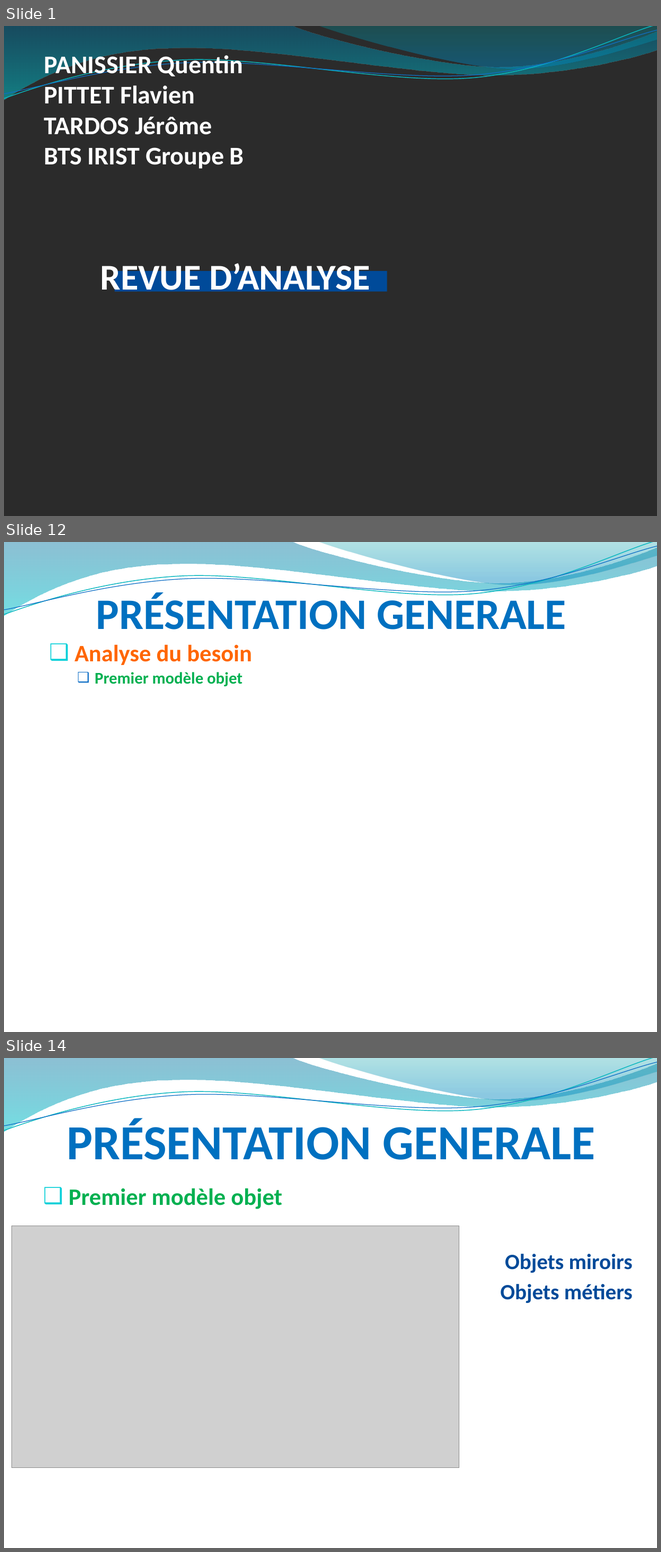
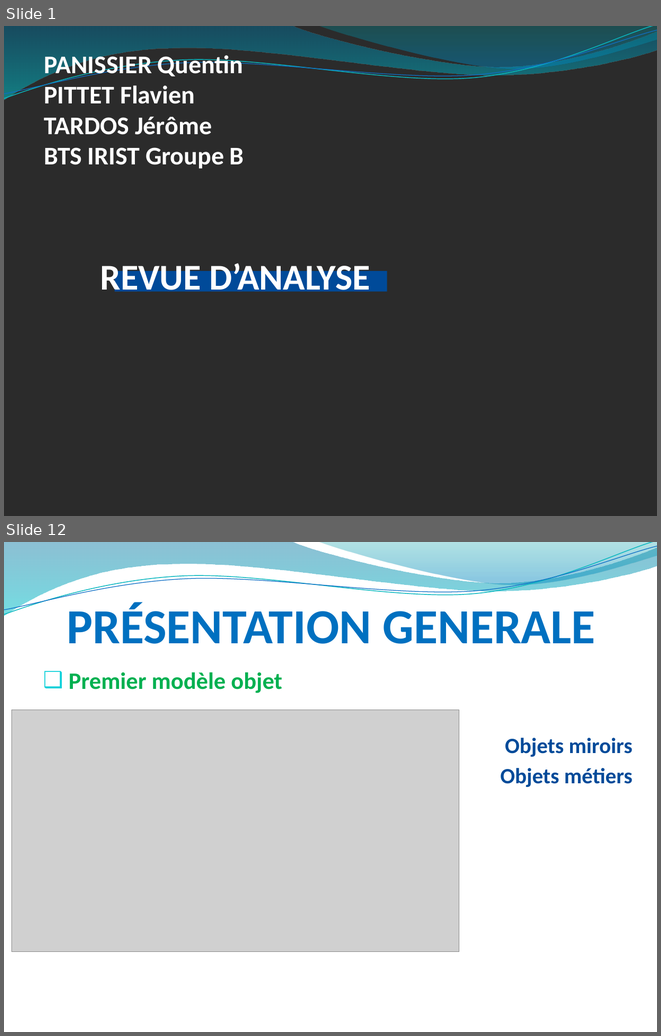
Before and after one commit to hardware/AscenseurPoissons, a slide deck: REVUES/REVUE ANALYSE/RevueAnalysePPT.pptx. Shown one above the other, each under a label of ours: slides 1, 12 and 14 before the commit, slides 1 and 12 after it; the slides between them are not shown. The pictures are 661x1552 and 661x1036 pixels, drawn with LibreOffice and Linux fonts; fonts in the diff are those of the drawing; grey boxes stand for pictures; background and template pictures are left out; a plain dark background stands for a picture behind light text. Boxes give left, top, right and bottom in pixels: in the first picture for what was removed or moved away, otherwise in the second. Text is boxed around its words. In the diff, an @@ line names an element or a change of style, - is before the commit and + after.

```diff
--- a/REVUES/REVUE ANALYSE/RevueAnalysePPT.pptx
+++ b/REVUES/REVUE ANALYSE/RevueAnalysePPT.pptx
@@ slide 12 removed at bbox=[4, 542, 657, 1032], background picture (left out); not listed: 4 template elements that a slide beside it also shows @@
@@ title removed at bbox=[96, 593, 566, 629] @@
-PRÉSENTATION GENERALE
@@ text removed at bbox=[74, 644, 252, 687] @@
-❑ Analyse du besoin
-  ❑ Premier modèle objet
@@ what was slide 14 is now slide 12 @@
```
Also in this commit, not shown: 9 slides changed, 1 slide added, 2 other slides removed.
